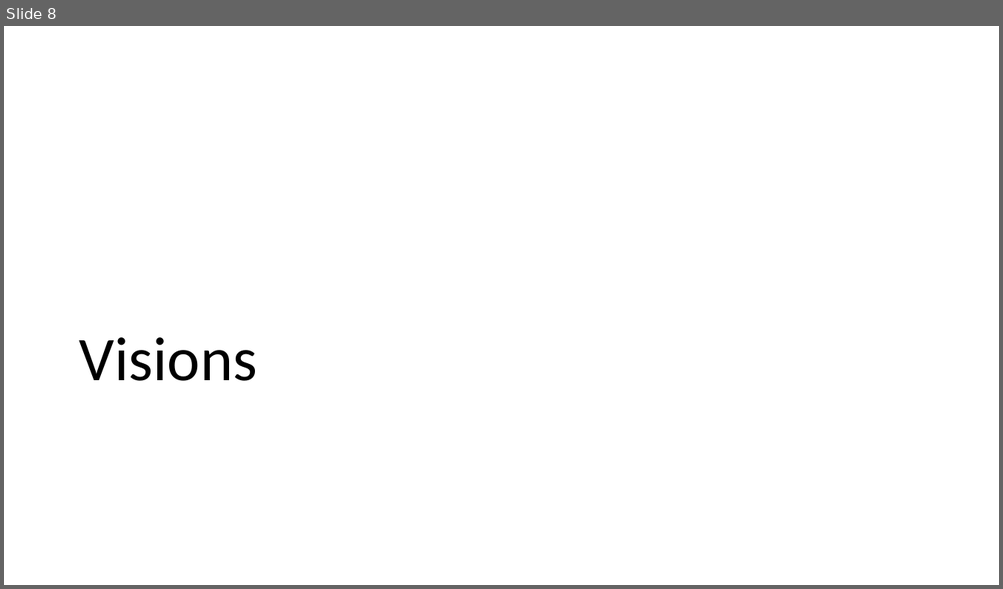
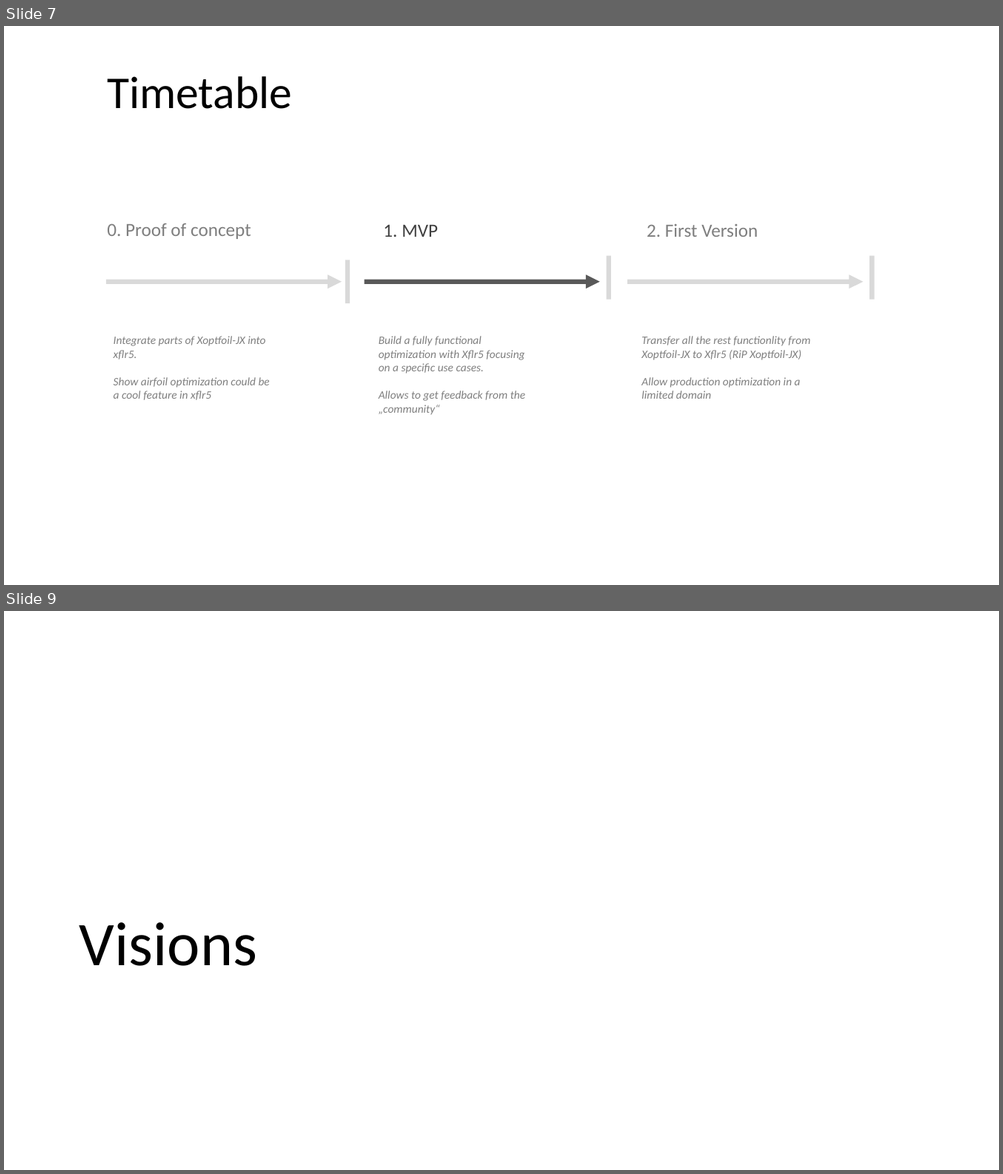
Before and after one commit to jxjo/Xoptfoil-JX, a slide deck: doc/Architecture/Xflr5_meets_Xoptfoil-JX.odp. Shown one above the other, each under a label of ours: slide 8 before the commit, slides 7 and 9 after it; the slides between them are not shown. The pictures are 1003x589 and 1003x1174 pixels, drawn with LibreOffice and Linux fonts; fonts in the diff are those of the drawing. Boxes give left, top, right and bottom in pixels: in the first picture for what was removed or moved away, otherwise in the second. Text is boxed around its words. In the diff, an @@ line names an element or a change of style, - is before the commit and + after.

```diff
--- a/doc/Architecture/Xflr5_meets_Xoptfoil-JX.odp
+++ b/doc/Architecture/Xflr5_meets_Xoptfoil-JX.odp
@@ slide 7 added at (4,26,999,585), background #FFFFFF @@
@@ text added at (107,76,292,109), 44 pt, text #000000 @@
+Timetable
@@ text added at (107,224,251,239), 18 pt, text #7F7F7F @@
+0. Proof of concept
@@ text added at (383,225,438,237), 18 pt, text #404040 @@
+1. MVP
@@ text added at (646,224,757,237), 18 pt, text #7F7F7F @@
+2. First Version
@@ line added from (347, 261) to (347, 304), #D9D9D9 4.51 pt @@
@@ line added from (609, 256) to (609, 300), #D9D9D9 4.51 pt @@
@@ line added from (872, 256) to (872, 300), #D9D9D9 4.51 pt @@
@@ arrow added from (106, 282) to (341, 282), #D9D9D9 4.51 pt @@
@@ arrow added from (364, 282) to (600, 282), #595959 4.51 pt @@
@@ arrow added from (627, 282) to (862, 282), #D9D9D9 4.51 pt @@
@@ text added at (114,336,270,400), 11 pt, text #7F7F7F, italic @@
+Integrate parts of Xoptfoil-JX into xflr5.
+Show airfoil optimization could be a cool feature in xflr5
@@ text added at (378,336,525,415), 11 pt, text #7F7F7F, italic @@
+Build a fully functional optimization with Xflr5 focusing on a specific use cases.
+Allows to get feedback from the „community“
@@ text added at (641,336,810,399), 11 pt, text #7F7F7F, italic @@
+Transfer all the rest functionlity from Xoptfoil-JX to Xflr5 (RiP Xoptfoil-JX)
+Allow production optimization in a limited domain
@@ what was slide 8 is now slide 9 @@
```
Also in this commit, not shown: 4 slides changed, 1 other slide added, 2 slides removed.
